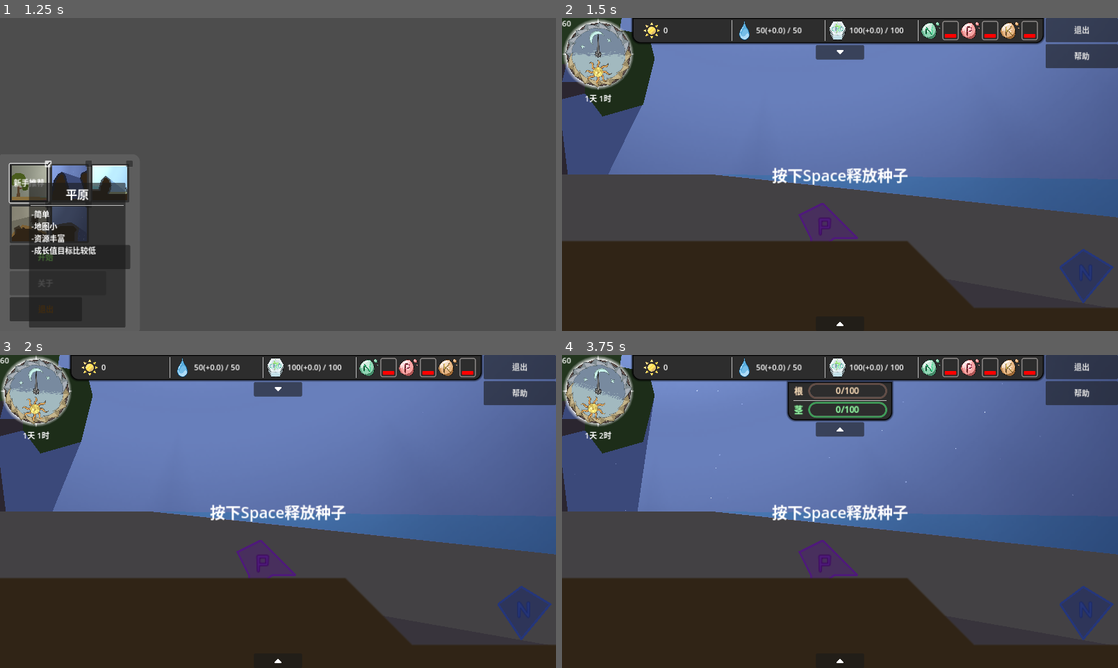
Above: before the commit, frames 1-4 (two rows, left to right).
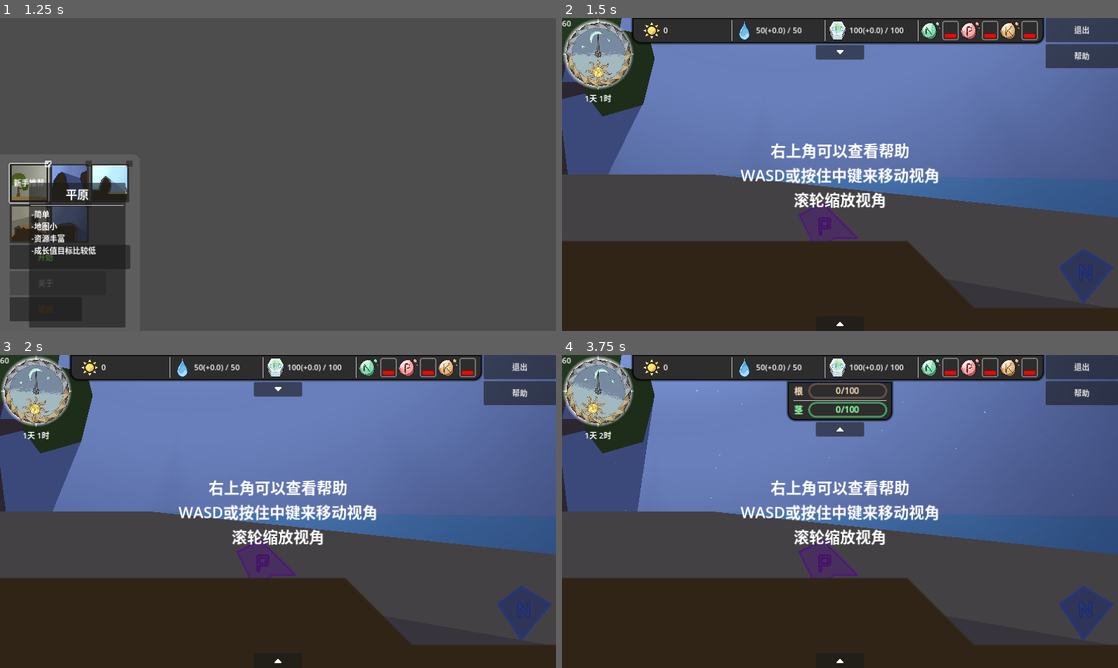
Above: after the commit, the same moments.

Repository: DeanNevan/RootsOfLife
Game: Godot game, scene res://src/main/MainMenu/MainMenu.tscn
Two runs of this game, one before a commit and one after it. Both use one fixed random seed, a clock stepped at 60 frames per second and the inputs below. The engine's default icon, where the game draws it, is replaced by a stand-in: a white triangle on a blue panel in a dark square.
Inputs (mouse positions are in pixels of both pictures, inside the frame that each line leads up to):
- Up to frame 1 (1.25 s): click (27, 183) at 0.52 s
- Up to frame 2 (1.5 s): click "开始" at 1.25 s
- Up to frame 3 (2 s): no input
- Up to frame 4 (3.75 s): click (840, 389) at 2 s; click "帮助" at 2.75 s; click "关闭" at 3.5 s

Frame 1 is identical in both runs. In frame 2, 2.3% of the frame differs, in the area x 32-68%, y 40-61%; in frame 3, 2.3%; in frame 4, 2.4%.

Commit message:
添加开局tip

Diff:
--- a/src/main/MainGame/MainGame.gd
+++ b/src/main/MainGame/MainGame.gd
@@ -5,6 +5,7 @@
 @onready var _WindowSucceed = %WindowSucceed
 @onready var _MainCamera : Camera2D = %MainCamera
 @onready var _Seed = %Seed
+@onready var _LabelTip = %LabelTip
 @onready var _Plant = %Plant
 @onready var _LabelSeed = %LabelSeed
 @onready var _LabelSeedRE = %LabelSeedRE
@@ -25,6 +26,7 @@
 	_MainCamera.make_current()
 
 	_WindowSucceed.hide()
+
 
 	game_world = Data.scene_game_world.instantiate()
 	Data.game_world = game_world
@@ -47,6 +49,15 @@
 	_MainCamera.limit_right = rect.end.x
 	_MainCamera.limit_top = rect.position.y
 	_MainCamera.limit_bottom = rect.end.y
+
+	_LabelSeed.hide()
+	_LabelTip.show()
+
+	await get_tree().create_timer(5).timeout
+
+	_LabelSeed.show()
+	_LabelTip.hide()
+
 	pass # Replace with function body.
 
 func _unhandled_input(event):
--- a/src/main/MainGame/MainGame.tscn
+++ b/src/main/MainGame/MainGame.tscn
@@ -97,6 +97,27 @@
 horizontal_alignment = 1
 vertical_alignment = 1
 
+[node name="LabelTip" type="Label" parent="LayerUI"]
+unique_name_in_owner = true
+visible = false
+anchors_preset = 8
+anchor_left = 0.5
+anchor_top = 0.5
+anchor_right = 0.5
+anchor_bottom = 0.5
+offset_left = -32.0
+offset_top = -22.5
+offset_right = 32.0
+offset_bottom = 22.5
+grow_horizontal = 2
+grow_vertical = 2
+text = "右上角可以查看帮助
+WASD或按住中键来移动视角
+滚轮缩放视角"
+label_settings = SubResource("LabelSettings_nuy2i")
+horizontal_alignment = 1
+vertical_alignment = 1
+
 [node name="LabelSeedRE" type="Label" parent="LayerUI"]
 unique_name_in_owner = true
 visible = false
--- a/src/main/autoload/Config.gd
+++ b/src/main/autoload/Config.gd
@@ -27,8 +27,8 @@
 @export var PHOTOSYNTHESIS_RATE := 1.0
 
 @export var N_PHOTOSYNTHESIS_EFFECIENCY := 1.5
-@export var P_ENERGY_COST_1 := 0.5
-@export var P_ENERGY_COST_2 := 0.0
+@export var P_ENERGY_COST_1 := 0.666
+@export var P_ENERGY_COST_2 := 0.333
 @export var K_CAPACITY_BONUS := 50.0
 
 @export var TREE_LIKE_LINE_COST_RATE := 1.0
